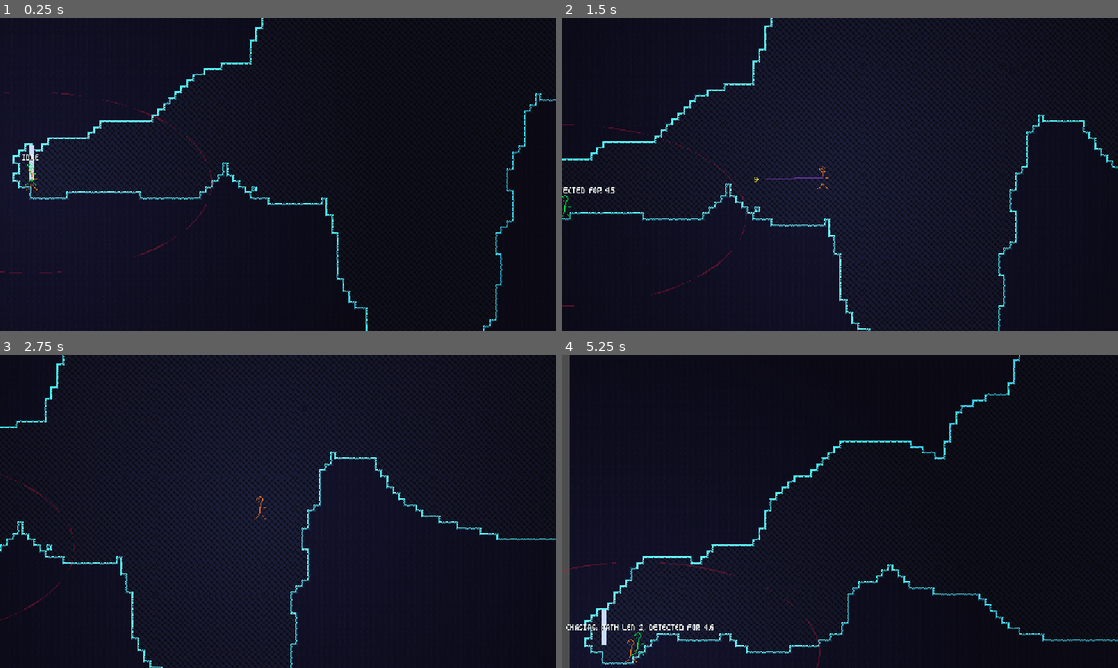
Above: before the commit, frames 1-4 (two rows, left to right).
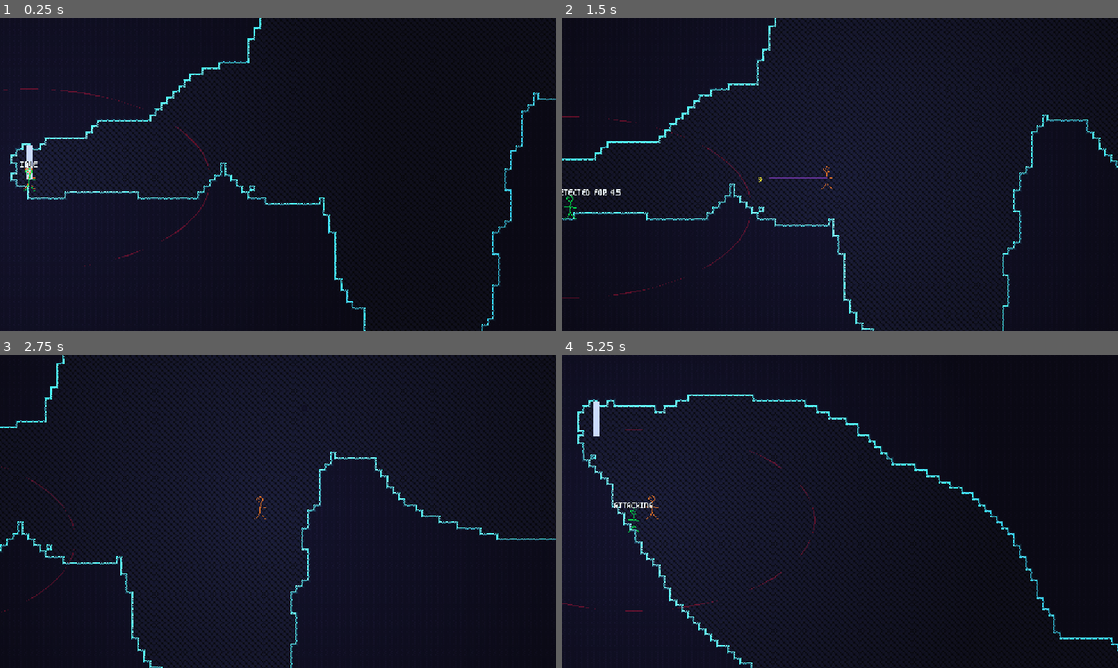
Above: after the commit, the same moments.

Repository: henreedev/exponential-climb
Game: Godot game, scene res://scenes/game.tscn
Two runs of this game, one before a commit and one after it. Both use one fixed random seed, a clock stepped at 60 frames per second and the inputs below. The engine's default icon, where the game draws it, is replaced by a stand-in: a white triangle on a blue panel in a dark square.
Inputs (mouse positions are in pixels of both pictures, inside the frame that each line leads up to):
- Up to frame 1 (0.25 s): no input
- Up to frame 2 (1.5 s): move the mouse to (962, 158) at 0.52 s; press the mouse at (962, 158) at 0.53 s; hold D (move_right) from 0.53 s (still down); tap Space (jump) at 0.77 s; move the mouse to (728, 190) at 1.27 s; release the mouse at (728, 190) at 1.28 s; click (728, 190) at 1.35 s
- Up to frame 3 (2.75 s): tap Space (jump) at 1.52 s; move the mouse to (333, 442) at 2.02 s; release D (move_right) at 2.03 s; hold A (move_left) from 2.03 s (still down); hold Right mouse button (secondary_attack) from 2.03 s (still down); click (333, 442) at 2.3 s
- Up to frame 4 (5.25 s): move the mouse to (812, 574) at 2.77 s; release A (move_left) at 2.78 s; release Right mouse button (secondary_attack) at 2.78 s; hold D (move_right) 2.78-4.28 s; tap Middle mouse button (teleport_enemy) at 2.85 s; tap Space (jump) at 3.02, 3.77, 4.52 s; click (812, 574) at 3.05 s; move the mouse to (1006, 558) at 3.52 s; hold R (test_generate_new_room) 3.53-4.28 s; click (1006, 558) at 3.8 s; move the mouse to (673, 464) at 4.27 s; hold A (move_left) 4.28-5.03 s; tap Q (toggle_loop) at 4.35 s; click (673, 464) at 4.55 s; move the mouse to (867, 511) at 5.02 s; press the mouse at (867, 511) at 5.03 s; hold D (move_right) from 5.03 s (still down)

The runs differ from the first frame. In frame 1, 6.2% of the frame differs, in the area x 0-100%, y 0-100%; in frame 2, 23%; in frame 3, 1.3%; in frame 4, 10%.

Commit message:
enemy attacks

Diff:
--- a/scenes/enemy/enemy.tscn
+++ b/scenes/enemy/enemy.tscn
@@ -10,6 +10,8 @@
 [sub_resource type="RectangleShape2D" id="RectangleShape2D_a3pup"]
 size = Vector2(16, 32)
 
+[sub_resource type="RectangleShape2D" id="RectangleShape2D_40wdo"]
+
 [node name="Enemy" type="CharacterBody2D"]
 z_index = 1
 collision_layer = 2
@@ -20,22 +22,21 @@
 script = ExtResource("1_a3pup")
 
 [node name="CollisionBox" type="CollisionShape2D" parent="."]
-position = Vector2(0, -11)
 shape = SubResource("CapsuleShape2D_a3pup")
 debug_color = Color(0, 0.6, 0.7, 0.099)
 
 [node name="Sprite2D" type="Sprite2D" parent="."]
 modulate = Color(0, 2, 2, 1)
-position = Vector2(0, -12)
 texture = ExtResource("1_4a83h")
 
-[node name="Hitbox" type="Area2D" parent="."]
+[node name="Hurtbox" type="Area2D" parent="."]
+position = Vector2(0, 12)
 collision_layer = 2
 collision_mask = 0
 monitoring = false
 metadata/_edit_group_ = true
 
-[node name="HitboxShape" type="CollisionShape2D" parent="Hitbox"]
+[node name="HurtboxShape" type="CollisionShape2D" parent="Hurtbox"]
 position = Vector2(0, -12)
 shape = SubResource("RectangleShape2D_a3pup")
 debug_color = Color(0.972, 0, 0.445, 0.045)
@@ -43,9 +44,15 @@
 [node name="DebugLabel" type="Label" parent="."]
 custom_minimum_size = Vector2(200, 0)
 offset_left = -100.0
-offset_top = -42.0
+offset_top = -28.0
 offset_right = 100.0
-offset_bottom = -19.0
+offset_bottom = -5.0
 text = "IDLE"
 label_settings = ExtResource("3_40wdo")
 horizontal_alignment = 1
+
+[node name="AttackArea" type="Area2D" parent="."]
+
+[node name="AttackShape" type="CollisionShape2D" parent="AttackArea"]
+position = Vector2(10, 0)
+shape = SubResource("RectangleShape2D_40wdo")
--- a/scenes/player/player.tscn
+++ b/scenes/player/player.tscn
@@ -26,9 +26,8 @@
 unique_name_in_owner = true
 zoom = Vector2(1.5, 1.5)
 process_callback = 0
-limit_smoothed = true
 position_smoothing_enabled = true
-position_smoothing_speed = 9.23
+position_smoothing_speed = 10.0
 
 [node name="PointLight2D" type="PointLight2D" parent="."]
 energy = 1.2
--- a/scripts/enemy/enemy.gd
+++ b/scripts/enemy/enemy.gd
@@ -52,8 +52,7 @@
 @onready var debug_label: Label = $DebugLabel
 
 var player : Player
-const PLAYER_FEET_OFFSET := Vector2(0, 12)
-#region Player detection
+#endregion Player detection
 
 #region Movement and physics
 ## The direction the enemy will try to move in.
@@ -77,16 +76,26 @@
 ## The range at which the enemy will attempt to attack the player.
 var range : Stat
 
+## Duration between starting an attack and it actually dealing damage.
+var attack_windup : float
+## The duration the attack hitbox is active for.
+var attack_duration : float
+## The delay after attacking before the enemy can move again.
+var attack_winddown : float
 ## The duration the enemy must wait between attacks.
 var attack_cooldown : float
 
-## Duration between starting an attack and it actually dealing damage (aka windup).
-var attack_delay : float
-
-## Multiplier on the speed of attacks. Affects attack delay and cooldown
+## Multiplier on the speed of attacks. Affects attack delay, duration, and cooldown
 var attack_speed : Stat
 #endregion Attack stats
 
+#region Attack logic
+
+var attack_cooldown_timer := 0.0
+@onready var attack_area: Area2D = $AttackArea
+@onready var attack_shape: CollisionShape2D = $AttackArea/AttackShape
+
+#endregion Shapes
 
 #region Pathfinding vars
 var currentPath : Array # of Vector2 or null
@@ -120,11 +129,16 @@
 	gravity = Stat.new()
 	gravity.set_base(Global.GRAVITY)
 
+	range = Stat.new()
+	range.set_base(enemy_class.range)
+
 	base_damage = Stat.new()
 	base_damage.set_base(enemy_class.base_damage)
 	base_damage.set_type(true)
 
-	attack_delay = enemy_class.attack_delay
+	attack_windup = enemy_class.attack_windup
+	attack_winddown = enemy_class.attack_winddown
+	attack_duration = enemy_class.attack_duration
 	attack_cooldown = enemy_class.attack_cooldown
 
 	attack_speed = Stat.new()
@@ -156,11 +170,15 @@
 	if detection_duration_timer <= 0:
 		player_detected = false
 
-func tick_detection_timers(delta : float):
+func tick_timers(delta : float):
 	if detection_check_timer > 0:
 		detection_check_timer -= delta
 	if detection_duration_timer > 0:
 		detection_duration_timer -= delta
+	if regenerate_path_timer > 0:
+		regenerate_path_timer -= delta
+	if attack_cooldown_timer > 0:
+		attack_cooldown_timer -= delta
 
 func _get_timer_randomness():
 	return randf_range(0.9, 1.1)
@@ -173,45 +191,81 @@
 	queue_redraw()
 	match state:
 		State.IDLE:
-			movement_dir = Vector2.ZERO
-			tick_detection_timers(delta)
+			do_custom_idle_movement(delta)
+			tick_timers(delta)
 			check_player_detection()
 			if player_detected:
 				state = State.CHASING
 		State.CHASING:
-			tick_detection_timers(delta)
+			tick_timers(delta)
 			check_player_detection()
-			if regenerate_path_timer > 0: regenerate_path_timer -= delta
 			if player_detected:
 				# Check if has a path; if not, try to get one (on an interval)
 				if not currentPath and not currentTarget and regenerate_path_timer <= 0:
-					find_path(player.global_position + PLAYER_FEET_OFFSET)
+					find_path(player.global_position)
 				# If path:
 				if currentPath or currentTarget:
 					# Regenerate if player is ENDPOINT_DISTANCE_THRESHOLD away from original endpoint
 					if regenerate_path_timer <= 0 and \
 							original_endpoint.distance_to(player.global_position) > ENDPOINT_DISTANCE_THRESHOLD:
-						find_path(player.global_position + PLAYER_FEET_OFFSET)
+						find_path(player.global_position)
 						print("REGENERATED")
 					# Move actual endpoint to player position (TODO)
-
-			# If path:
-				# Move along the path
-			if currentPath or currentTarget:
-				# Pathfinding movement
-				path_towards_target()
-			else:
-				movement_dir = Vector2.ZERO
-			# Transition out of the state if player isn't detected and there isn't an old path to follow
-			if not player_detected and not currentPath and not currentTarget:
-				currentPath = []
-				currentTarget = null
-				state = State.IDLE
+				if player.global_position.distance_to(global_position) < get_attack_range():
+					attack()
+			if state == State.CHASING: # Might have attacked
+				# If path:
+					# Move along the path
+				if currentPath or currentTarget:
+					# Pathfinding movement
+					path_towards_target()
+				else:
+					movement_dir = Vector2.ZERO
+				# Transition out of the state if player isn't detected and there isn't an old path to follow
+				if not player_detected and not currentPath and not currentTarget:
+					currentPath = []
+					currentTarget = null
+					state = State.IDLE
 		State.ATTACKING:
-			pass
+			movement_dir = Vector2.ZERO
+			tick_timers(delta)
 		State.STUNNED:
-			pass
+			tick_timers(delta)
 	debug_label.text = get_state_string()
+
+func attack():
+	# Change state to ATTACKING
+	state = State.ATTACKING
+	# Determine attack direction
+	attack_area.scale.x = 1 if movement_dir.x >= 0 else -1
+	# Stand still while attacking
+	movement_dir = Vector2.ZERO
+	var cooldown = get_attack_cooldown()
+	attack_cooldown_timer = cooldown
+	# Do the actual attack using a tween
+	var attack_tween := create_tween()
+	do_custom_attack(attack_tween)
+	# Begin CHASING once done
+	attack_tween.tween_property(self, "state", State.CHASING, 0.0)
+
+## Overridden by child Enemy classes to implement custom attacks using the given tween.
+func do_custom_attack(attack_tween : Tween):
+	var damage = get_attack_damage()
+
+	var windup = get_attack_windup()
+	var duration = get_attack_duration()
+	var winddown = get_attack_winddown()
+
+	attack_tween.tween_interval(windup)
+
+	attack_tween.tween_property(attack_shape, "disabled", false, 0.0)
+	attack_tween.tween_interval(duration)
+
+	attack_tween.tween_property(attack_shape, "disabled", true, 0.0)
+	attack_tween.tween_interval(winddown)
+
+func do_custom_idle_movement(delta : float):
+	movement_dir = Vector2.ZERO
 
 func player_in_los():
 	var result = Pathfinding.do_raycast(global_position, player.global_position)
@@ -324,14 +378,24 @@
 
 #region Stat calculation methods
 
+
+func get_attack_windup():
+	return attack_windup / attack_speed.value()
+
+func get_attack_duration():
+	return attack_duration / attack_speed.value()
+
+func get_attack_winddown():
+	return attack_windup / attack_speed.value()
+
 func get_attack_cooldown():
 	return attack_cooldown / attack_speed.value()
 
-func get_attack_delay():
-	return attack_delay / attack_speed.value()
-
 func get_attack_damage():
 	return base_damage.value()
+
+func get_attack_range():
+	return range.value()
 
 #endregion Stat calculation methods
 
--- a/scripts/enemy/enemy_class.gd
+++ b/scripts/enemy/enemy_class.gd
@@ -13,10 +13,14 @@
 ## The base damage of this enemy class.
 @export_range(1, 100, 1) var base_damage := 10
 ## The delay between an attack initiating and the hitbox coming out.
-@export_range(0.0, 3.0, 0.01) var attack_delay := 0.50
-## The delay after attacking before the enemy can attack again.
+@export_range(0.0, 3.0, 0.01) var attack_windup := 0.25
+## The delay after attacking before the enemy can ATTACK again.
 ## Begins upon initiating an attack, not upon finishing the attack sequence.
 @export_range(0.0, 5.0, 0.01) var attack_cooldown := 1.50
+## The delay after attacking before the enemy can MOVE again.
+@export_range(0.0, 5.0, 0.01) var attack_winddown := 0.50
+## The duration the attack hitbox is active for.
+@export_range(0.0, 5.0, 0.01) var attack_duration := 0.1
 ## The pixel range within which the enemy will attempt to attack the player.
 @export_range(1.0, 1000.0, 1.0) var range := 20.0
 
Not shown: 1 places in scenes/enemy/enemy.tscn that only renumber resources
